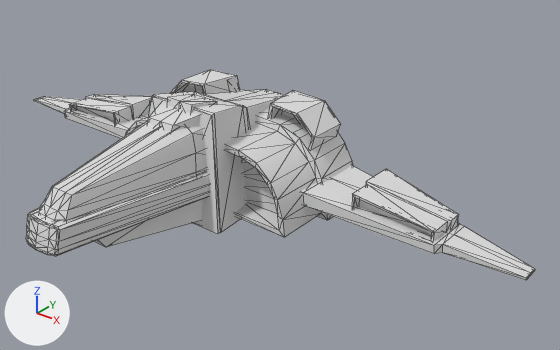
The glTF model public/glb/spaceships_pack/Bob.glb as it was, and as the next commit left it.
Camera for both pictures: a 50 mm lens placed at (8.04, -7.94, 5.25), pointed at (1.21, 0.6, -0.04). Arrows for +X, +Y and +Z are at lower left; the lights stay in place. Mesh edges are drawn as thin lines. Where no turn or scale is listed for an object, it has been applied to the vertices.

Script lines for the objects in view, before the commit:
```python
mat_texture = principled_material('Texture')
mat_texture.base_color = (0.8, 0.8, 0.8)  # white #e7e7e7
mat_texture.metallic = 0.4
mat_texture.roughness = 1.0
me_bob = bpy.data.meshes.new('Bob')
me_bob.from_pydata(...)  # 546 vertices, 936 faces; spans x -5.25..5.25, y -3.06..2.55, z -0.87..1.16
me_bob.materials.append(mat_texture)  # white #e7e7e7
ob_bob = bpy.data.objects.new('Bob', me_bob)
ob_bob.location = (0.0, 0.0, 0.0)
```
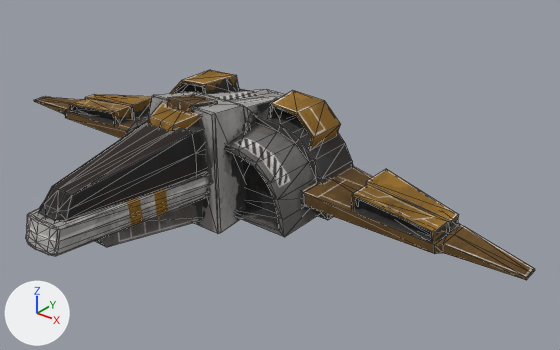
Where the newer file only moved an object's origin or applied its transform, the numbers keep the older frame.

The change, as a diff of the scene's bpy script:
```diff
--- a/public/glb/spaceships_pack/Bob.glb.py
+++ b/public/glb/spaceships_pack/Bob.glb.py
@@ img_bob_orange @@
+img_bob_orange = load_image('Bob_Orange', '_unpacked/Bob_Orange', 2048, 2048, 'sRGB')
@@ mat_texture @@
 mat_texture = principled_material('Texture')
-mat_texture.base_color = (0.8, 0.8, 0.8)  # white #e7e7e7
-mat_texture.metallic = 0.4
+mat_texture.texture = img_bob_orange
 mat_texture.roughness = 1.0
```

What differs and where, as boxes (x1, y1, x2, y2) in the pictures (560 x 350 px):
'Bob', surface changed
    both: (26, 70, 535, 280)
